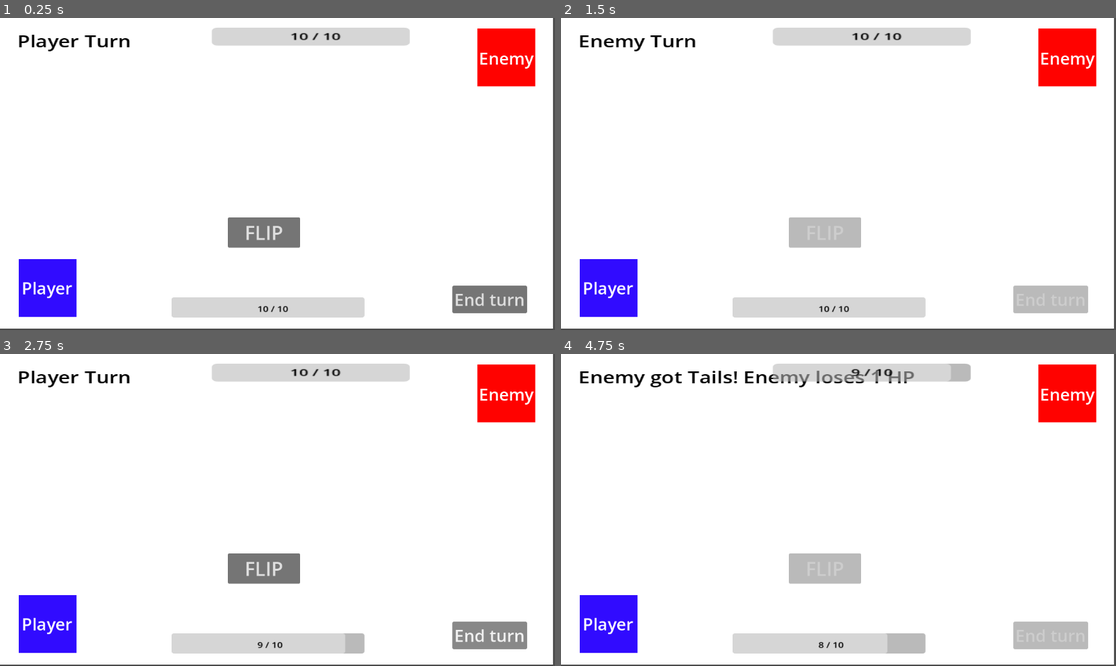
Above: before the commit, frames 1-4 (two rows, left to right).
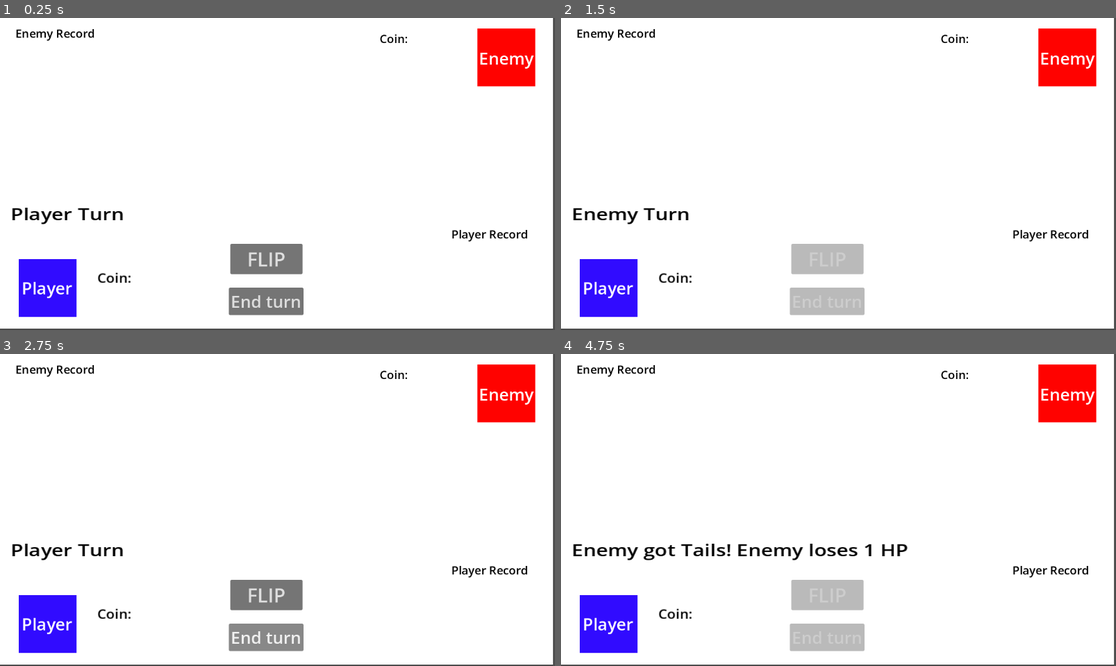
Above: after the commit, the same moments.

Repository: WebsterMiguelle/Arcoinium
Game: Godot game, scene res://Scene/main.tscn
Same seed, same stepped clock (60 frames per second), same inputs: the game is played once before the commit and once after it.
Inputs:
- Up to frame 1 (0.25 s): no input
- Up to frame 2 (1.5 s): click "End turn" at 0.5 s; tap Enter at 1.25 s
- Up to frame 3 (2.75 s): tap Space at 2 s
- Up to frame 4 (4.75 s): click "FLIP" at 2.75 s; click "End turn" at 3.5 s; tap Enter at 4.25 s

The runs differ from the first frame. In frame 1, 9.2% of the frame differs, in the area x 2-95%, y 3-96%; in frame 2, 9.1%; in frame 3, 9.1%; in frame 4, 10%.
Error after the commit: Invalid assignment of property or key 'max_value' with value of type 'int' on a base object of type 'null instance'. (res://Script/player.gd:22)

Commit message:
Add files via upload

Diff:
--- /dev/null
+++ b/Scene/coin_circle.tscn
@@ -0,0 +1,13 @@
+[gd_scene format=3 uid="uid://ca4vctq5bonqi"]
+
+[ext_resource type="Texture2D" uid="uid://bywnw87fxwy3d" path="res://coin.png" id="1_0riy5"]
+
+[node name="Player_Coin" type="Node2D" unique_id=1221798848]
+
+[node name="Coin" type="TextureRect" parent="." unique_id=1237612056]
+offset_left = 194.0
+offset_top = 564.0
+offset_right = 786.0
+offset_bottom = 1156.0
+scale = Vector2(0.14188424, 0.11984834)
+texture = ExtResource("1_0riy5")
--- /dev/null
+++ b/Scene/enemy_coin.tscn
@@ -0,0 +1,14 @@
+[gd_scene format=3 uid="uid://dxixf4lilrfl5"]
+
+[ext_resource type="Texture2D" uid="uid://bywnw87fxwy3d" path="res://coin.png" id="1_6hxpi"]
+
+[node name="EnemyCointainer" type="Node2D" unique_id=260575115]
+
+[node name="coin" type="TextureRect" parent="." unique_id=1688786149]
+custom_minimum_size = Vector2(24, 24)
+offset_left = 599.0
+offset_top = 12.000001
+offset_right = 1191.0
+offset_bottom = 604.0
+scale = Vector2(0.14335163, 0.123661205)
+texture = ExtResource("1_6hxpi")
--- a/Scene/main.tscn
+++ b/Scene/main.tscn
@@ -3,6 +3,8 @@
 [ext_resource type="Script" uid="uid://qxyeds7oh4s7" path="res://main.gd" id="1_h2yge"]
 [ext_resource type="Script" uid="uid://bunbms60cogmi" path="res://player.gd" id="2_1bvp3"]
 [ext_resource type="Script" uid="uid://dedsjnmo4366e" path="res://enemy.gd" id="3_lquwl"]
+[ext_resource type="Script" uid="uid://cudatm0cbsuei" path="res://coin_health.gd" id="4_1bvp3"]
+[ext_resource type="Script" uid="uid://da5oetp5bcmla" path="res://enemy_coin_health.gd" id="4_lquwl"]
 
 [node name="Main" type="ColorRect" unique_id=926660681]
 anchors_preset = 15
@@ -65,19 +67,19 @@
 anchors_preset = -1
 anchor_right = 0.033
 anchor_bottom = 0.048
-offset_left = 939.0
-offset_top = 556.0
-offset_right = 1055.984
-offset_bottom = 581.896
+offset_left = 475.0
+offset_top = 560.0
+offset_right = 591.984
+offset_bottom = 585.896
 theme_override_font_sizes/font_size = 35
 text = "End turn"
 
 [node name="EndturnLabel" type="Label" parent="CanvasLayer" unique_id=698695009]
 custom_minimum_size = Vector2(150, 40)
-offset_left = 36.0
-offset_top = 23.0
-offset_right = 186.0
-offset_bottom = 72.0
+offset_left = 22.0
+offset_top = 382.0
+offset_right = 172.0
+offset_bottom = 431.0
 scale = Vector2(1.2137691, 1)
 theme_override_colors/font_color = Color(0, 0, 0, 1)
 theme_override_font_sizes/font_size = 35
@@ -85,52 +87,72 @@
 
 [node name="Flip" type="Button" parent="CanvasLayer" unique_id=1788355213]
 custom_minimum_size = Vector2(150, 40)
-offset_left = 473.0
-offset_top = 414.0
-offset_right = 623.0
-offset_bottom = 477.0
+offset_left = 478.0
+offset_top = 469.0
+offset_right = 628.0
+offset_bottom = 532.0
 theme_override_font_sizes/font_size = 40
 text = "FLIP"
 
-[node name="PlayerHealthBar" type="ProgressBar" parent="CanvasLayer" unique_id=367744439]
-offset_left = 356.0
-offset_top = 580.0
-offset_right = 756.0
-offset_bottom = 630.0
-scale = Vector2(1.0015713, 0.8430614)
+[node name="EnemyCoinHealth" type="Node2D" parent="CanvasLayer" unique_id=488537487]
+script = ExtResource("4_lquwl")
+
+[node name="EnemyCointainer" type="Node2D" parent="CanvasLayer/EnemyCoinHealth" unique_id=718756003]
+
+[node name="EnemyCoinLabel" type="Label" parent="CanvasLayer/EnemyCoinHealth" unique_id=461283387]
+offset_left = 788.0
+offset_top = 26.0
+offset_right = 846.0
+offset_bottom = 60.0
 theme_override_colors/font_color = Color(0, 0, 0, 1)
-max_value = 10.0
-value = 10.0
-show_percentage = false
+theme_override_font_sizes/font_size = 24
+text = "Coin:"
 
-[node name="HealthLabel" type="Label" parent="CanvasLayer/PlayerHealthBar" unique_id=1574205912]
-layout_mode = 0
-offset_left = 177.72075
-offset_top = 14.233838
-offset_right = 217.72075
-offset_bottom = 42.233837
+[node name="PlayerCoinHealth" type="Node2D" parent="CanvasLayer" unique_id=883487999]
+script = ExtResource("4_1bvp3")
+
+[node name="CoinLabel" type="Label" parent="CanvasLayer/PlayerCoinHealth" unique_id=641854820]
+offset_left = 202.0
+offset_top = 520.0
+offset_right = 260.0
+offset_bottom = 554.0
+scale = Vector2(1.2077506, 1.1533748)
 theme_override_colors/font_color = Color(0, 0, 0, 1)
-theme_override_font_sizes/font_size = 20
+theme_override_font_sizes/font_size = 24
+text = "Coin:"
 
-[node name="EnemyHealthBar" type="ProgressBar" parent="CanvasLayer" unique_id=2134660899]
-offset_left = 440.0
-offset_top = 20.0
-offset_right = 640.0
-offset_bottom = 52.0
-scale = Vector2(2.052499, 1.1636436)
+[node name="Player_Coin" type="Node2D" parent="CanvasLayer/PlayerCoinHealth" unique_id=1589909971]
+scale = Vector2(1.0148451, 1.005295)
+
+[node name="PlayerRecord" type="Label" parent="CanvasLayer" unique_id=91148632]
+custom_minimum_size = Vector2(200, 200)
+offset_left = 917.0
+offset_top = 432.0
+offset_right = 1117.0
+offset_bottom = 632.0
 theme_override_colors/font_color = Color(0, 0, 0, 1)
-theme_override_font_sizes/font_size = 20
-max_value = 10.0
-value = 10.0
-show_percentage = false
+theme_override_font_sizes/font_size = 24
+text = "Player Record
+"
+horizontal_alignment = 1
+autowrap_mode = 2
 
-[node name="EnemyHealthLabel" type="Label" parent="CanvasLayer/EnemyHealthBar" unique_id=21616945]
-layout_mode = 0
-offset_left = 78.92817
-offset_top = 4.2968483
-offset_right = 118.92817
-offset_bottom = 27.296848
+[node name="EnemyRecord" type="Label" parent="CanvasLayer" unique_id=189332330]
+custom_minimum_size = Vector2(200, 200)
+offset_left = 15.0
+offset_top = 15.0
+offset_right = 215.0
+offset_bottom = 215.0
 theme_override_colors/font_color = Color(0, 0, 0, 1)
+theme_override_font_sizes/font_size = 24
+text = "Enemy Record
+"
+horizontal_alignment = 1
+autowrap_mode = 2
+
+[node name="Combo" type="Label" parent="CanvasLayer" unique_id=886155139]
+offset_right = 40.0
+offset_bottom = 23.0
 
 [connection signal="pressed" from="CanvasLayer/Endturn" to="." method="_on_endturn_pressed"]
 [connection signal="pressed" from="CanvasLayer/Flip" to="." method="_on_flip_pressed"]
